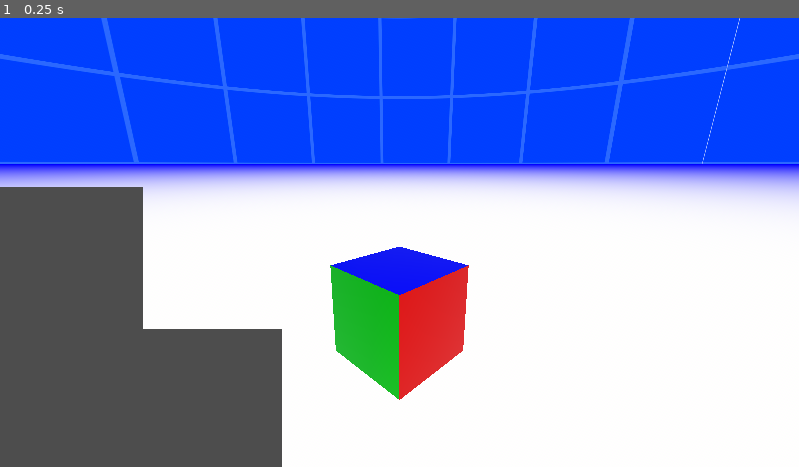
Above: before the commit, frame 1.
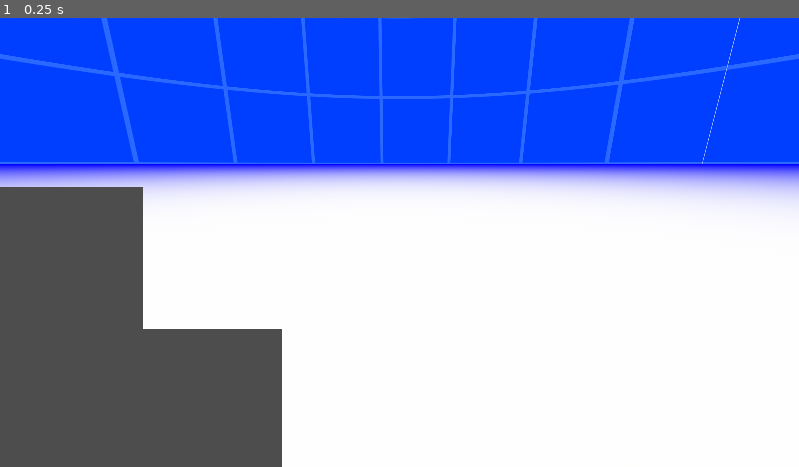
Above: after the commit, the same moment.

Repository: aconitumlabs/IsoMagic
Game: Godot game, scene res://Cenas/presentation_scene.tscn
The game is run twice, just before and just after one commit, with the same random seed, the same clock (stepped at 60 frames per second) and the same inputs. The project has no main scene, so this scene is started directly.
Inputs:
- Up to frame 1 (0.25 s): no input

The runs differ from the first frame. In frame 1, 4.4% of the frame differs, in the area x 41-59%, y 51-86%.

Commit message:
Add new scenes, HUD, materials, models, and update presentation scene

Diff:
--- /dev/null
+++ b/Cenas/Level1.tscn
@@ -0,0 +1,48 @@
+[gd_scene load_steps=6 format=3 uid="uid://bdsmunksvjwdn"]
+
+[ext_resource type="Script" uid="uid://b5siyyxagwv4i" path="res://Cenas/levels.gd" id="1_ph6nr"]
+[ext_resource type="ArrayMesh" uid="uid://c5r5wo3wq7tj2" path="res://Modelos/cube.obj" id="2_pkykv"]
+[ext_resource type="PackedScene" uid="uid://bqj0xs6s8kqxg" path="res://HUD.tscn" id="3_pkykv"]
+
+[sub_resource type="BoxShape3D" id="BoxShape3D_ph6nr"]
+
+[sub_resource type="MeshLibrary" id="MeshLibrary_r7ya8"]
+item/0/name = "cube"
+item/0/mesh = ExtResource("2_pkykv")
+item/0/mesh_transform = Transform3D(1, 0, 0, 0, 1, 0, 0, 0, 1, 0, 0, 0)
+item/0/mesh_cast_shadow = 1
+item/0/shapes = [SubResource("BoxShape3D_ph6nr"), Transform3D(1, 0, 0, 0, 1, 0, 0, 0, 1, 0, 0, 0)]
+item/0/navigation_mesh_transform = Transform3D(1, 0, 0, 0, 1, 0, 0, 0, 1, 0, 0, 0)
+item/0/navigation_layers = 1
+
+[node name="Level1" type="Node3D"]
+script = ExtResource("1_ph6nr")
+
+[node name="GridMap" type="GridMap" parent="."]
+mesh_library = SubResource("MeshLibrary_r7ya8")
+data = {
+"cells": PackedInt32Array(1, 0, 0, 2, 0, 0, 65537, 0, 0, 65538, 0, 0)
+}
+metadata/_editor_floor_ = Vector3(0, 1, 0)
+
+[node name="Camera3D" type="Camera3D" parent="."]
+transform = Transform3D(0.766044, -0.321394, 0.55667, 0, 0.866025, 0.5, -0.642788, -0.383022, 0.663414, 7.82022, 5.68767, 6.69811)
+current = true
+
+[node name="CanvasLayer" parent="." instance=ExtResource("3_pkykv")]
+
+[node name="UndoButton" parent="CanvasLayer" index="0"]
+offset_left = 1104.0
+offset_top = 608.0
+offset_right = 1624.0
+offset_bottom = 1128.0
+scale = Vector2(-0.05, 0.05)
+
+[node name="RedoButton" parent="CanvasLayer" index="1"]
+offset_left = 1112.0
+offset_top = 608.0
+offset_right = 1632.0
+offset_bottom = 1128.0
+scale = Vector2(0.05, 0.05)
+
+[editable path="CanvasLayer"]
--- /dev/null
+++ b/Cenas/levels.gd
@@ -0,0 +1,145 @@
+extends Node3D
+
+@onready var camera: Camera3D = $Camera3D
+@onready var grid: GridMap = $GridMap
+
+# ===== Configuração da câmera orbital =====
+var target := Vector3.ZERO
+var distance := 10.0
+var desired_distance := 10.0
+var sensitivity := 0.01
+var zoom_speed := 2.0
+var min_distance := 2.0
+var max_distance := 50.0
+var min_pitch := -80.0
+var max_pitch := 80.0
+
+# Estado da câmera
+var rotating := false
+var yaw := 0.0
+var pitch := -20.0
+
+# ===== Highlight =====
+var hovered_cell: Vector3i
+var highlight_mesh: MeshInstance3D
+var highlight_scale: Vector3
+
+func _ready():
+	# ---- Cria highlight wireframe ----
+	highlight_scale = grid.cell_size * 1.05
+	var st = SurfaceTool.new()
+	st.begin(Mesh.PRIMITIVE_LINES)
+
+	var s = highlight_scale / 2.0
+	var corners = [
+		Vector3(-s.x, -s.y, -s.z),
+		Vector3(s.x, -s.y, -s.z),
+		Vector3(s.x, s.y, -s.z),
+		Vector3(-s.x, s.y, -s.z),
+		Vector3(-s.x, -s.y, s.z),
+		Vector3(s.x, -s.y, s.z),
+		Vector3(s.x, s.y, s.z),
+		Vector3(-s.x, s.y, s.z)
+	]
+
+	var lines = [
+		[0,1],[1,2],[2,3],[3,0],  # bottom
+		[4,5],[5,6],[6,7],[7,4],  # top
+		[0,4],[1,5],[2,6],[3,7]   # sides
+	]
+
+	for l in lines:
+		st.add_vertex(corners[l[0]])
+		st.add_vertex(corners[l[1]])
+
+	var mesh = st.commit()
+
+	highlight_mesh = MeshInstance3D.new()
+	highlight_mesh.mesh = mesh
+
+	var mat = StandardMaterial3D.new()
+	mat.albedo_color = Color.WHITE
+	mat.shading_mode = BaseMaterial3D.SHADING_MODE_UNSHADED
+	mat.depth_draw_mode = BaseMaterial3D.DEPTH_DRAW_ALWAYS
+	highlight_mesh.material_override = mat
+
+	add_child(highlight_mesh)
+	highlight_mesh.visible = false
+
+	# ---- Ajusta foco para o centro dos blocos ----
+	_update_target_from_grid()
+
+	# ---- Configuração inicial da câmera ----
+	_update_camera_transform()
+
+func _process(delta: float) -> void:
+	# ---- Atualiza highlight ----
+	var mouse_pos = get_viewport().get_mouse_position()
+	var from = camera.project_ray_origin(mouse_pos)
+	var to = from + camera.project_ray_normal(mouse_pos) * 1000.0
+
+	var space_state = get_world_3d().direct_space_state
+	var query = PhysicsRayQueryParameters3D.create(from, to)
+	var result = space_state.intersect_ray(query)
+
+	if result and result.collider == grid:
+		var local_pos = grid.to_local(result.position)
+		var cell = grid.local_to_map(local_pos)
+
+		if grid.get_cell_item(cell) != -1:
+			hovered_cell = cell
+			highlight_mesh.visible = true
+			highlight_mesh.global_transform.origin = grid.map_to_local(cell)
+		else:
+			highlight_mesh.visible = false
+	else:
+		highlight_mesh.visible = false
+
+	# ---- Zoom suave ----
+	distance = lerp(distance, desired_distance, delta * 8.0)
+	_update_camera_transform()
+
+func _unhandled_input(event: InputEvent) -> void:
+	if event is InputEventMouseButton:
+		if event.button_index == MOUSE_BUTTON_LEFT:
+			rotating = event.pressed   # botão esquerdo controla câmera
+
+		elif event.button_index == MOUSE_BUTTON_RIGHT and event.pressed:
+			if highlight_mesh.visible: # botão direito deleta bloco
+				grid.set_cell_item(hovered_cell, -1)
+				highlight_mesh.visible = false
+				_update_target_from_grid() # recalcula centro dos blocos
+
+		elif event.button_index == MOUSE_BUTTON_WHEEL_UP and event.pressed:
+			desired_distance = max(min_distance, desired_distance - zoom_speed)
+
+		elif event.button_index == MOUSE_BUTTON_WHEEL_DOWN and event.pressed:
+			desired_distance = min(max_distance, desired_distance + zoom_speed)
+
+	elif event is InputEventMouseMotion and rotating:
+		yaw -= event.relative.x * sensitivity
+		pitch -= event.relative.y * sensitivity
+		pitch = clamp(pitch, deg_to_rad(min_pitch), deg_to_rad(max_pitch))
+
+	elif event is InputEventPanGesture: # suporte trackpad
+		desired_distance = clamp(desired_distance + event.delta.y * 0.05, min_distance, max_distance)
+
+func _update_camera_transform():
+	var dir = Vector3(
+		cos(pitch) * sin(yaw),
+		sin(pitch),
+		cos(pitch) * cos(yaw)
+	)
+	camera.global_position = target - dir * distance
+	camera.look_at(target, Vector3.UP)
+
+func _update_target_from_grid():
+	var used = grid.get_used_cells()
+	if used.is_empty():
+		target = Vector3.ZERO
+		return
+
+	var center := Vector3.ZERO
+	for c in used:
+		center += grid.map_to_local(c)
+	target = center / float(used.size())
--- a/Cenas/presentation_scene.tscn
+++ b/Cenas/presentation_scene.tscn
@@ -1,7 +1,6 @@
-[gd_scene load_steps=9 format=3 uid="uid://74vep1lktiq0"]
+[gd_scene load_steps=8 format=3 uid="uid://74vep1lktiq0"]
 
 [ext_resource type="Texture2D" uid="uid://b64dynwookj0q" path="res://27e9691d-e326-425b-a06f-f7efc3dc8a2f.jpg" id="1_tx3ne"]
-[ext_resource type="PackedScene" uid="uid://snsu3ejxowah" path="res://Modelos/cube.glb" id="2_3ygdf"]
 
 [sub_resource type="ProceduralSkyMaterial" id="ProceduralSkyMaterial_yqc36"]
 sky_top_color = Color(0, 0, 1, 1)
@@ -30,9 +29,6 @@
 
 [node name="WorldEnvironment" type="WorldEnvironment" parent="."]
 environment = SubResource("Environment_s402g")
-
-[node name="cube" parent="." instance=ExtResource("2_3ygdf")]
-transform = Transform3D(1, 0, 0, 0, 1, 0, 0, 0, 1, 0, 50, 0)
 
 [node name="OmniLight3D" type="OmniLight3D" parent="."]
 transform = Transform3D(1, 0, 0, 0, 1, 0, 0, 0, 1, 4, 57, 4)
--- /dev/null
+++ b/HUD.tscn
@@ -0,0 +1,16 @@
+[gd_scene load_steps=2 format=3 uid="uid://bqj0xs6s8kqxg"]
+
+[ext_resource type="Texture2D" uid="uid://bljqnl0wg4vsm" path="res://seta-para-a-direita.png" id="1_k5de2"]
+
+[node name="CanvasLayer" type="CanvasLayer"]
+
+[node name="UndoButton" type="Button" parent="."]
+offset_right = 8.0
+offset_bottom = 8.0
+scale = Vector2(-1, 1)
+icon = ExtResource("1_k5de2")
+
+[node name="RedoButton" type="Button" parent="."]
+offset_right = 8.0
+offset_bottom = 8.0
+icon = ExtResource("1_k5de2")
--- /dev/null
+++ b/Materiais/Gdshaders/outline_material.gdshader
@@ -0,0 +1,6 @@
+shader_type spatial;
+render_mode cull_disabled, unshaded;
+
+void fragment() {
+    ALBEDO = vec3(1.0); // branco
+}
--- /dev/null
+++ b/Materiais/outline_material.tres
@@ -0,0 +1,7 @@
+[gd_resource type="ShaderMaterial" load_steps=2 format=3 uid="uid://dqgoerubbfq51"]
+
+[ext_resource type="Shader" uid="uid://bybk4h3gvbdum" path="res://Materiais/Gdshaders/outline_material.gdshader" id="1_0qd77"]
+
+[resource]
+render_priority = 0
+shader = ExtResource("1_0qd77")
Not shown, added: Cenas/levels.gd.uid
Not shown, added: Materiais/Gdshaders/outline_material.gdshader.uid
Binary file removed: Modelos/cube.glb
Not shown, removed: Modelos/cube.glb.import
Not shown, added: Modelos/cube.mtl
Not shown, added: Modelos/cube.obj
Not shown, added: Modelos/cube.obj.import
Binary file added: seta-para-a-direita.png
Not shown, added: seta-para-a-direita.png.import
Not shown, changed: .gitignore
